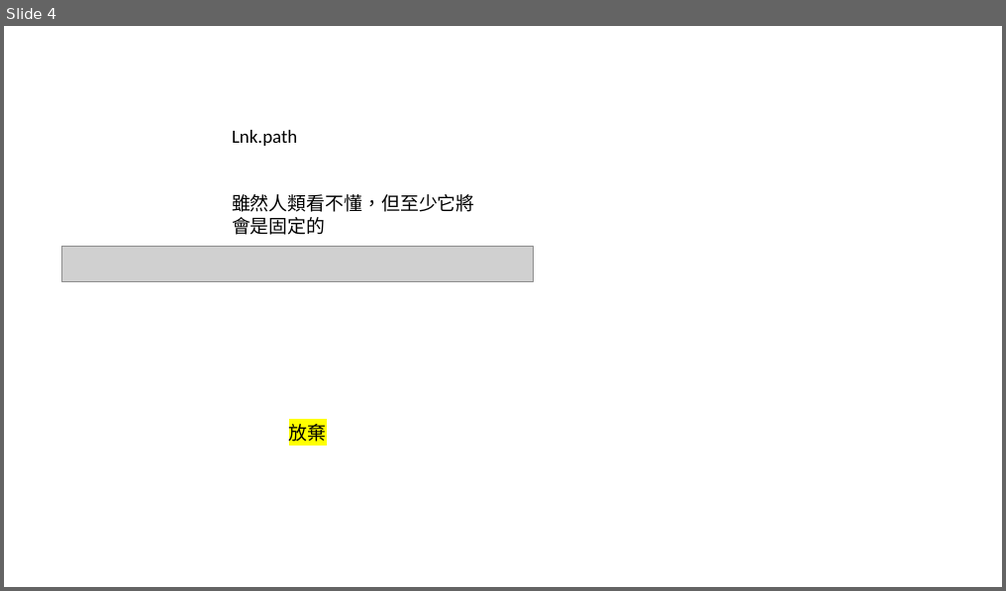
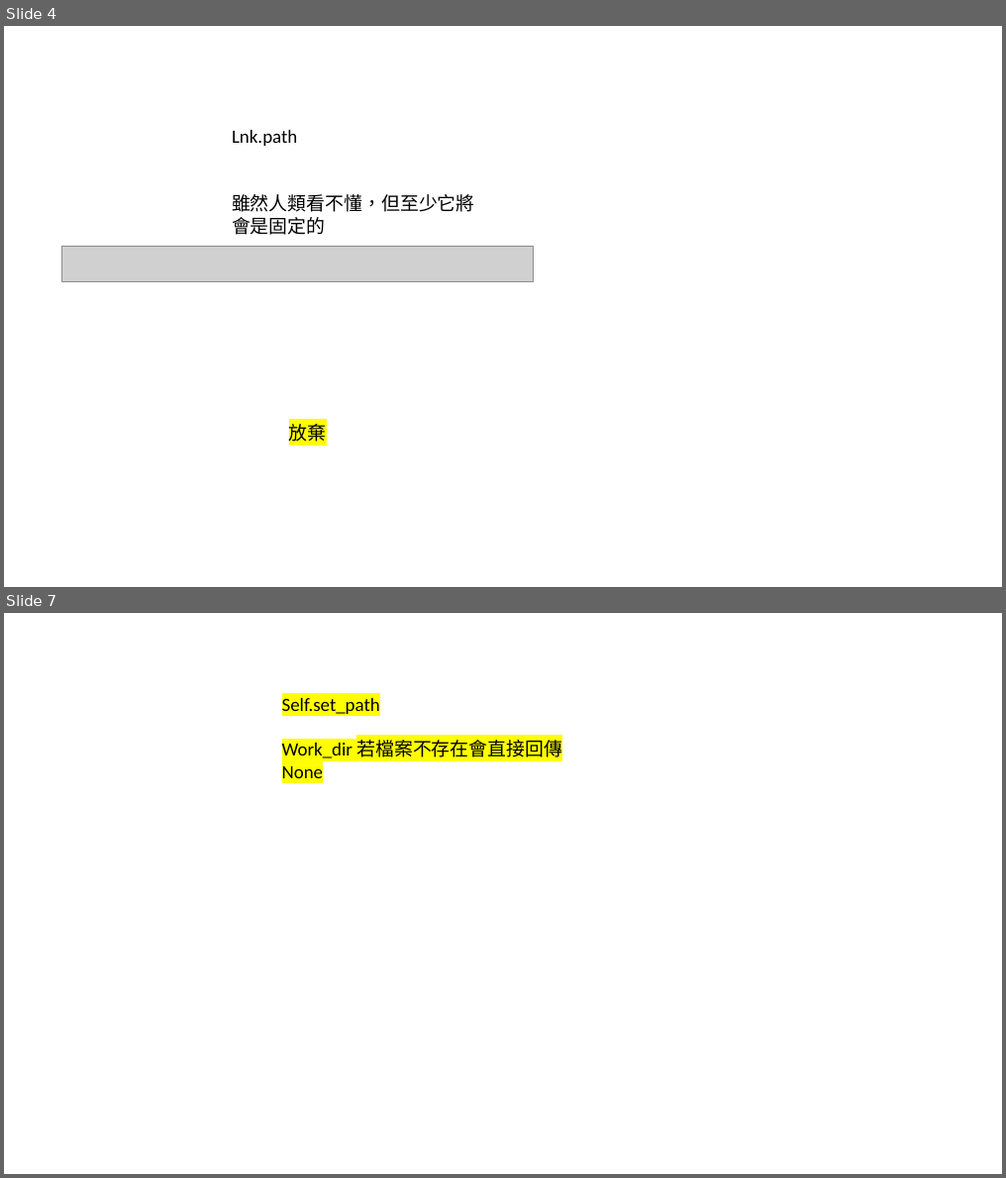
Before and after one commit to bearhood/AutoSave, a slide deck: some result.pptx. Shown one above the other, each under a label of ours: slide 4 before the commit, slides 4 and 7 after it; the slides between them are not shown. The pictures are 1006x591 and 1006x1178 pixels, drawn with LibreOffice and Linux fonts; fonts in the diff are those of the drawing; grey boxes stand for pictures. Boxes give left, top, right and bottom in pixels: in the first picture for what was removed or moved away, otherwise in the second. Text is boxed around its words. In the diff, an @@ line names an element or a change of style, - is before the commit and + after.

```diff
--- a/some result.pptx
+++ b/some result.pptx
@@ slide 7 added at box(4, 613, 1002, 1174), background #FFFFFF @@
@@ text added at box(282, 698, 562, 778), 18 pt, text #000000 @@
+Self.set_path
+Work_dir 若檔案不存在會直接回傳None
```
Also in this commit, not shown: 1 slide changed, 1 other slide added, 4 other files.
